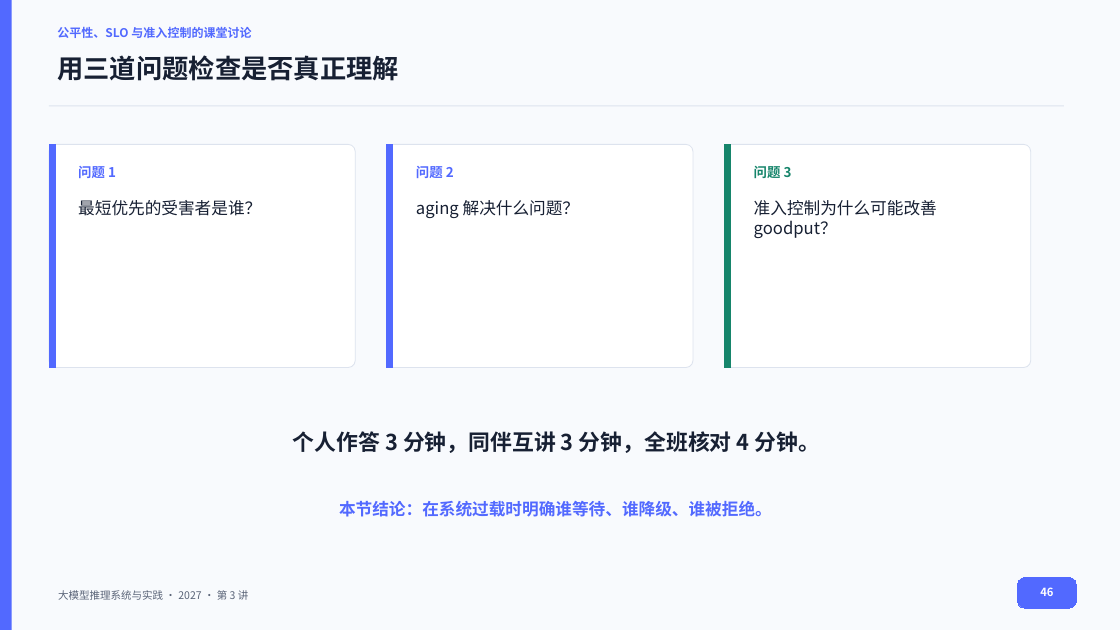
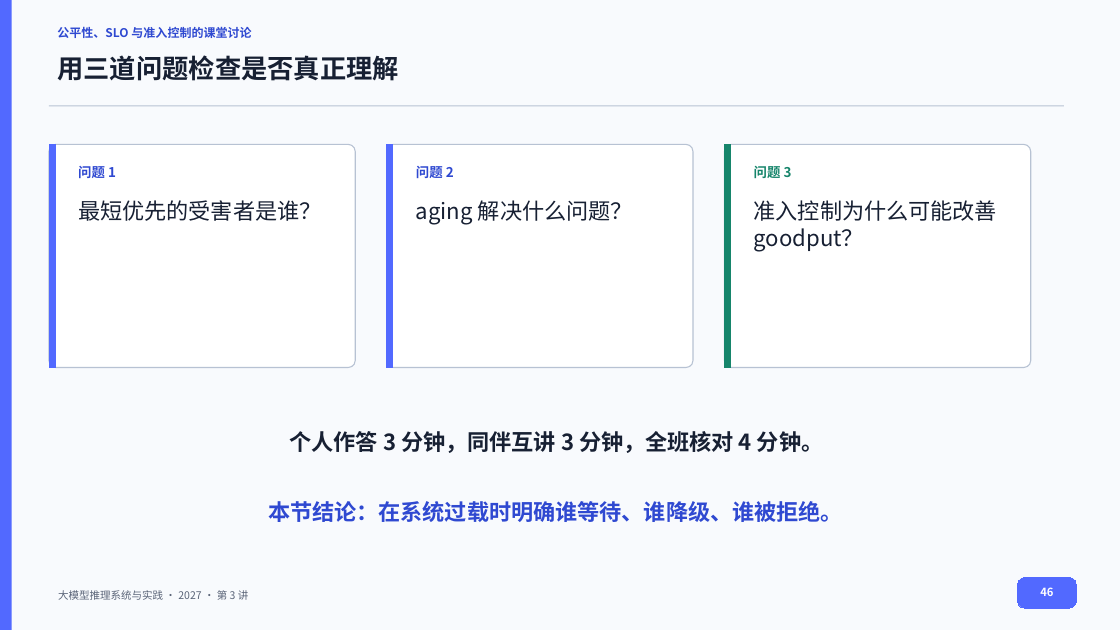
Before and after one commit to vLLM-HUST/intro-to-llm-inference-engines, a slide deck: slide 46 of build/slides/2027/lectures-8-pptx/第03讲_请求调度与连续批处理.pptx. Drawn at 1120x630 pixels with LibreOffice and Linux fonts; fonts in the diff are those of the drawing. Boxes give left, top, right and bottom in pixels: in the first picture for what was removed or moved away, otherwise in the second. Text is boxed around its words. In the diff, an @@ line names an element or a change of style, - is before the commit and + after.

```diff
--- a/build/slides/2027/lectures-8-pptx/第03讲_请求调度与连续批处理.pptx
+++ b/build/slides/2027/lectures-8-pptx/第03讲_请求调度与连续批处理.pptx
@@ line (49, 106) - (1065, 106): stroke #DDE3EE 0.75 pt to #B7C2D3 0.94 pt @@
@@ outline #DDE3EE 0.75 pt to #B7C2D3 0.94 pt in 3 elements at (49, 145, 355, 368), (386, 145, 693, 368), (724, 145, 1031, 368) @@
@@ text colour #5269FF to #2F49D1 in 3 elements at (57, 27, 251, 38), (78, 166, 116, 178), (416, 166, 454, 178) @@
@@ size 14.2 to 19 pt in 3 elements at (78, 200, 321, 221), (416, 200, 633, 225), (754, 200, 997, 252) @@
@@ text "个人作答 3 分钟，同伴互讲 3 分钟，全班核对 ..." at (290, 431, 823, 453): size 18.8 to 19 pt @@
@@ text "本节结论：在系统过载时明确谁等待、谁降级、谁被拒绝。" at (268, 501, 843, 522): size 14.2 to 19 pt, text colour #5269FF to #2F49D1 @@
```
Also in this commit, not shown: 41 other slides changed, 25 other files.
